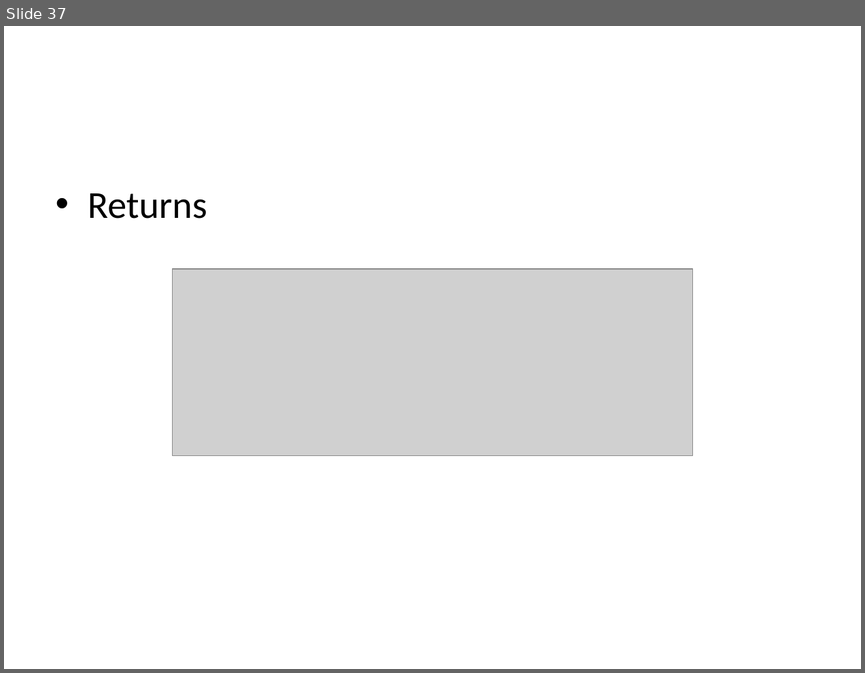
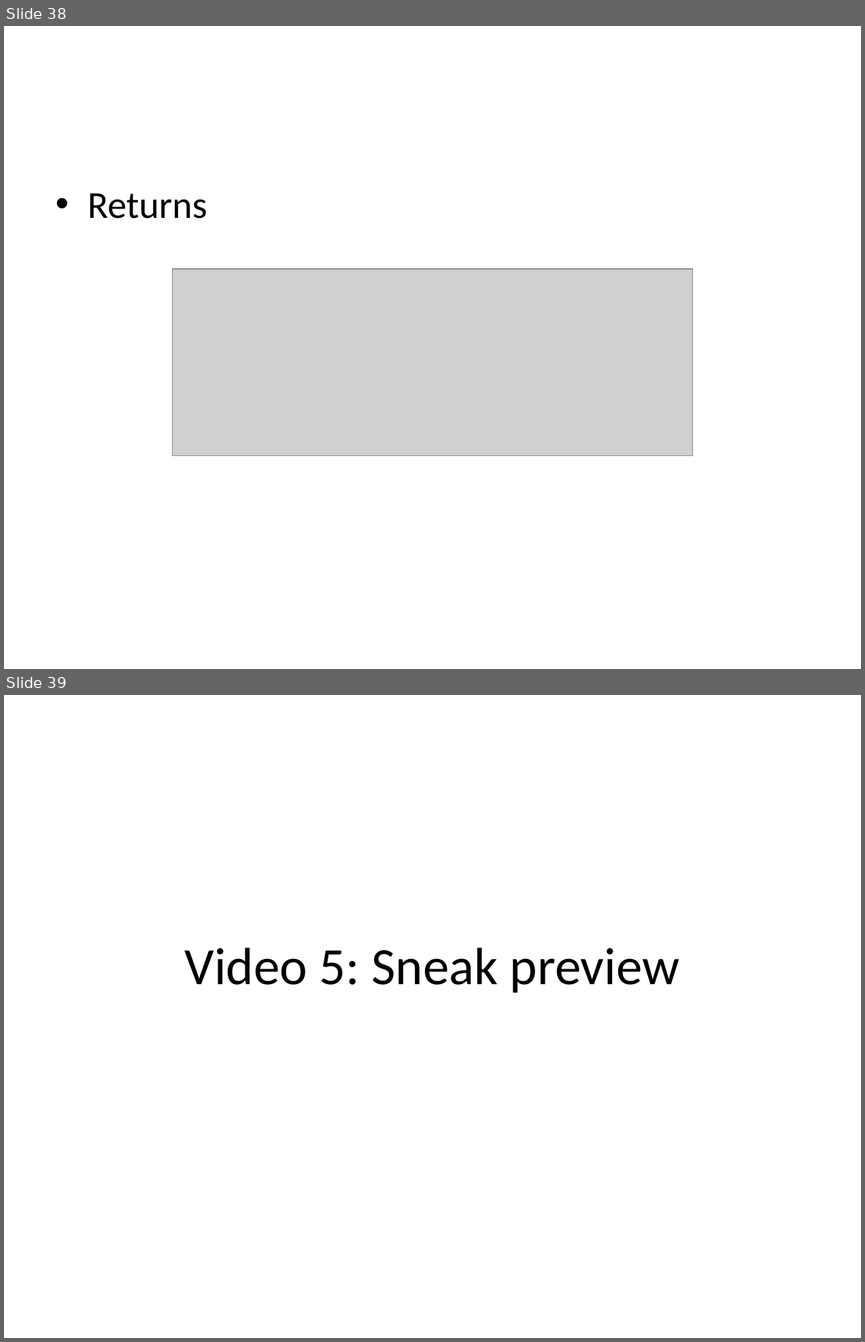
Before and after one commit to saciestudio/courses-intro-portfolio-analysis, a slide deck: scripts/Chapter1.pptx. Shown one above the other, each under a label of ours: slide 37 before the commit, slides 38 and 39 after it. The pictures are 865x673 and 865x1342 pixels, drawn with LibreOffice and Linux fonts; fonts in the diff are those of the drawing; grey boxes stand for pictures. Boxes give left, top, right and bottom in pixels: in the first picture for what was removed or moved away, otherwise in the second. Text is boxed around its words. In the diff, an @@ line names an element or a change of style, - is before the commit and + after.

```diff
--- a/scripts/Chapter1.pptx
+++ b/scripts/Chapter1.pptx
@@ slide 39 added at [4,695,861,1338], background #FFFFFF @@
@@ title added at [185,947,680,993], 44 pt, text #000000 @@
+Video 5: Sneak preview
@@ what was slide 37 is now slide 38 @@
```
Also in this commit, not shown: 1 slide changed, 2 other slides added, 4 other files.
